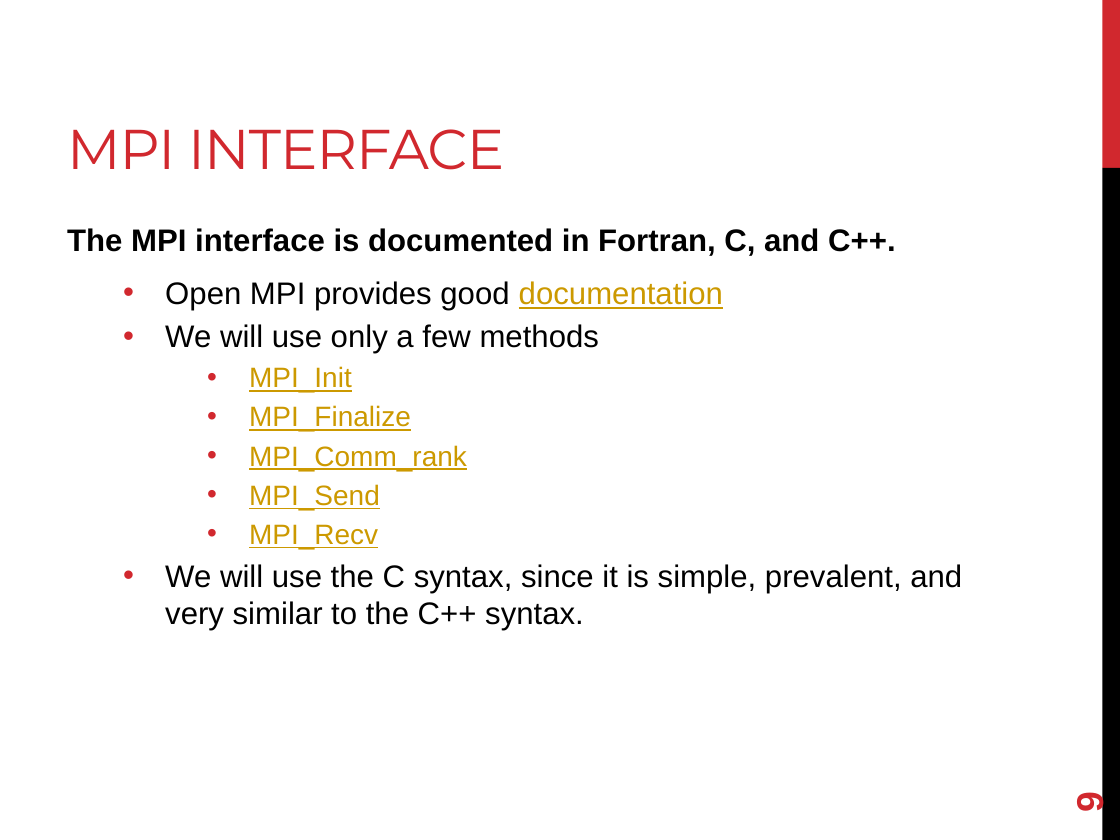
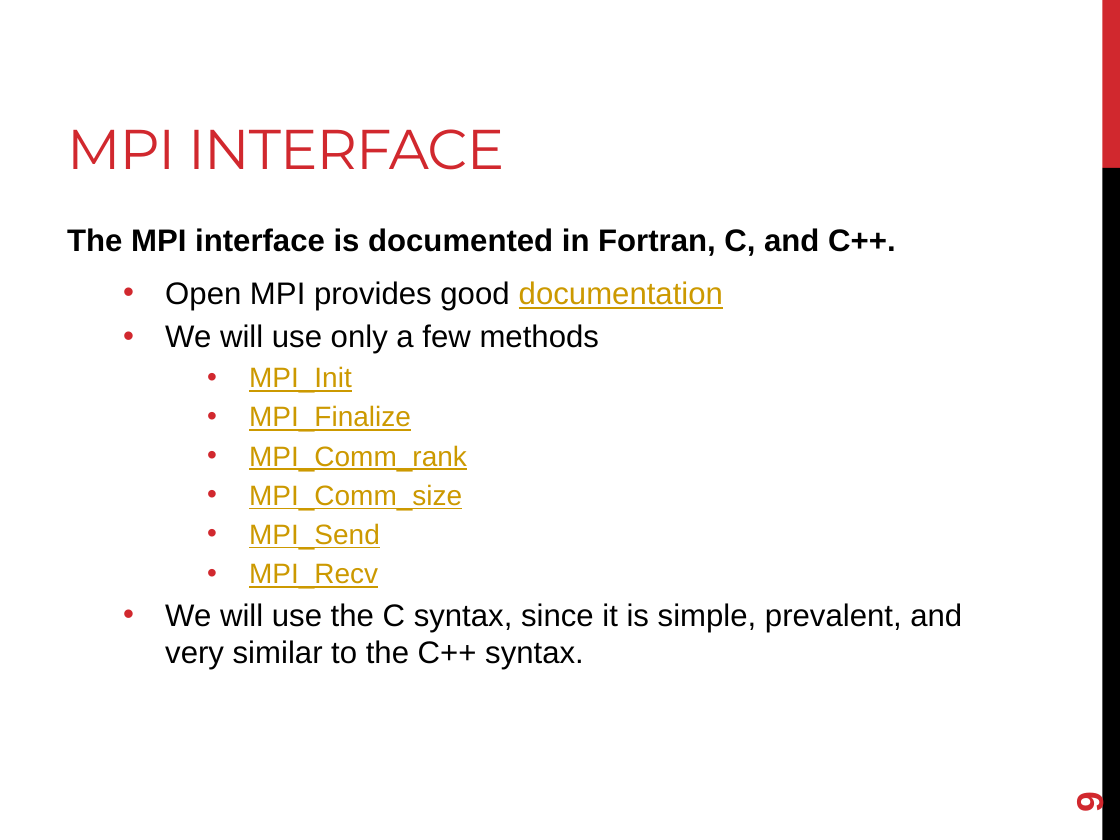
Before and after one commit to joshpeterson/DevelopingConcurrentSoftware, a slide deck: slide 9 of Lectures/Introduction to MPI/Introduction to MPI.pptx. Drawn at 1120x840 pixels with LibreOffice and Linux fonts; fonts in the diff are those of the drawing. Boxes give left, top, right and bottom in pixels: in the first picture for what was removed or moved away, otherwise in the second. Text is boxed around its words. In the diff, an @@ line names an element or a change of style, - is before the commit and + after.

```diff
--- a/Lectures/Introduction to MPI/Introduction to MPI.pptx
+++ b/Lectures/Introduction to MPI/Introduction to MPI.pptx
@@ text at [249, 484, 462, 510]: paragraph added @@
+    • MPI_Comm_size
```
Also in this commit, not shown: 2 slides added.
